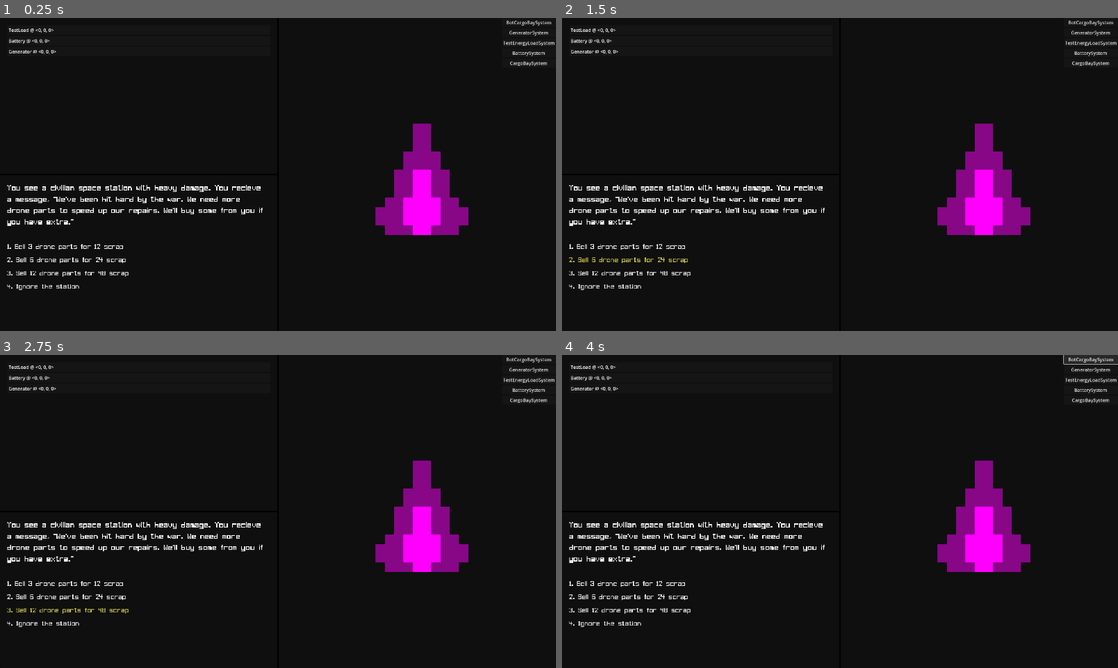
Above: before the commit, frames 1-4 (two rows, left to right).
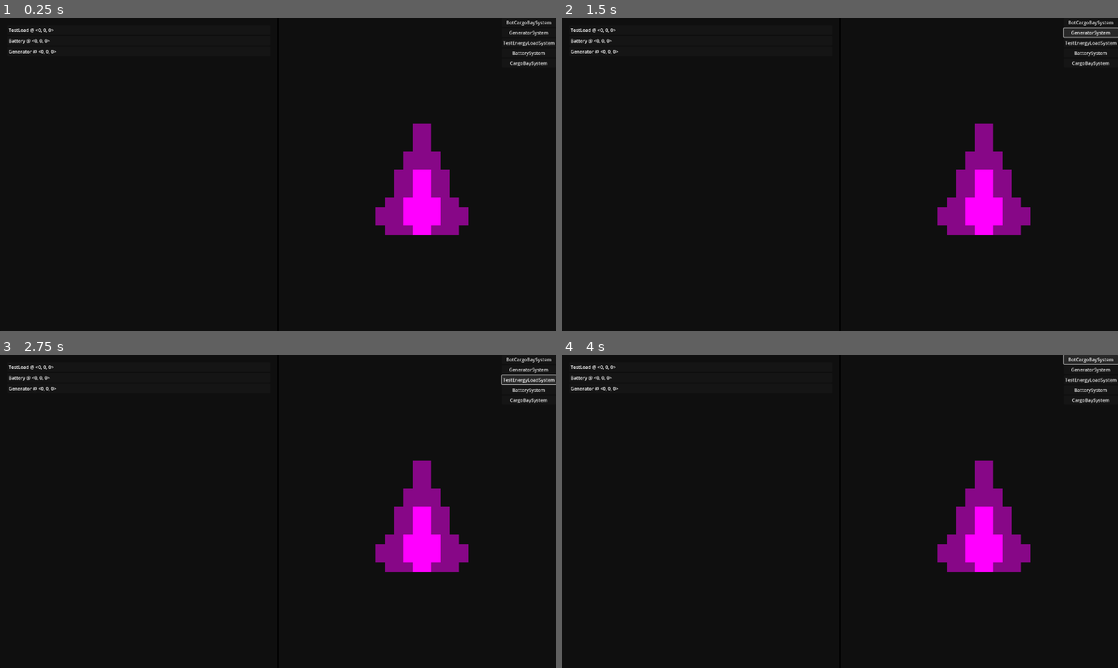
Above: after the commit, the same moments.

Repository: NobleMetalLabs/project-hammer
Game: Godot game, scene res://scn/MAIN.tscn
The game is run twice, just before and just after one commit, with the same random seed, the same clock (stepped at 60 frames per second) and the same inputs.
Inputs:
- Up to frame 1 (0.25 s): no input
- Up to frame 2 (1.5 s): click "1. Sell 3 drone parts for 12 …" (after the commit: "BotCargoBaySystem") at 0.5 s; click "2. Sell 6 drone parts for 24 …" (after the commit: "GeneratorSystem") at 1.25 s
- Up to frame 3 (2.75 s): click "3. Sell 12 drone parts for 48…" (after the commit: "TestEnergyLoadSystem") at 2 s
- Up to frame 4 (4 s): click "4. Ignore the station" (after the commit: "BatterySystem") at 2.75 s; click "BotCargoBaySystem" at 3.5 s

The runs differ from the first frame. In frame 1, 1.5% of the frame differs, in the area x 1-48%, y 53-87%; in frame 2, 1.6%, in the area x 1-100%, y 2-87%; in frame 3, 1.6%; in frame 4, 1.5%.

Commit message:
Dialogue concept

Diff:
--- a/scn/MAIN.tscn
+++ b/scn/MAIN.tscn
@@ -1,6 +1,5 @@
-[gd_scene load_steps=12 format=3 uid="uid://cwnvldhi31wkt"]
-
-[ext_resource type="FontFile" uid="uid://3od2ihmvb2f5" path="res://ast/ui/font/LCDBlock.ttf" id="1_4gtl3"]
+[gd_scene load_steps=9 format=3 uid="uid://cwnvldhi31wkt"]
+
 [ext_resource type="Script" path="res://src/ui/UISystemsTree.gd" id="1_dimql"]
 [ext_resource type="Script" path="res://src/ui/UIShipPanel.gd" id="1_uuocy"]
 [ext_resource type="Script" path="res://src/ui/UISystemsTreeItem.gd" id="2_swcwl"]
@@ -12,12 +11,6 @@
 
 [sub_resource type="StyleBoxEmpty" id="StyleBoxEmpty_yf70w"]
 
-[sub_resource type="LabelSettings" id="LabelSettings_8ewix"]
-font = ExtResource("1_4gtl3")
-font_size = 42
-
-[sub_resource type="StyleBoxEmpty" id="StyleBoxEmpty_8youb"]
-
 [sub_resource type="PlaceholderTexture2D" id="PlaceholderTexture2D_ksojr"]
 
 [node name="Control" type="Panel"]
@@ -151,126 +144,6 @@
 size_flags_vertical = 3
 text = "0.000"
 
-[node name="Panel2" type="Panel" parent="HBoxContainer/VBoxContainer"]
-layout_mode = 2
-size_flags_horizontal = 3
-size_flags_vertical = 3
-
-[node name="MarginContainer" type="MarginContainer" parent="HBoxContainer/VBoxContainer/Panel2"]
-layout_mode = 1
-anchors_preset = 15
-anchor_right = 1.0
-anchor_bottom = 1.0
-grow_horizontal = 2
-grow_vertical = 2
-theme_override_constants/margin_left = 25
-theme_override_constants/margin_top = 25
-theme_override_constants/margin_right = 25
-theme_override_constants/margin_bottom = 25
-
-[node name="VBoxContainer" type="VBoxContainer" parent="HBoxContainer/VBoxContainer/Panel2/MarginContainer"]
-layout_mode = 2
-theme_override_constants/separation = 52
-
-[node name="Label" type="Label" parent="HBoxContainer/VBoxContainer/Panel2/MarginContainer/VBoxContainer"]
-custom_minimum_size = Vector2(1, 1)
-layout_mode = 2
-text = "You see a civilian space station with heavy damage. You recieve a message, \"We've been hit hard by the war. We need more drone parts to speed up our repairs. We'll buy some from you if you have extra.\""
-label_settings = SubResource("LabelSettings_8ewix")
-autowrap_mode = 2
-
-[node name="VBoxContainer2" type="VBoxContainer" parent="HBoxContainer/VBoxContainer/Panel2/MarginContainer/VBoxContainer"]
-layout_mode = 2
-theme_override_constants/separation = 15
-
-[node name="Button" type="Button" parent="HBoxContainer/VBoxContainer/Panel2/MarginContainer/VBoxContainer/VBoxContainer2"]
-layout_mode = 2
-theme_override_colors/font_hover_pressed_color = Color(0.839216, 0.815686, 0.317647, 1)
-theme_override_colors/font_hover_color = Color(0.839216, 0.815686, 0.317647, 1)
-theme_override_colors/font_pressed_color = Color(0.839216, 0.815686, 0.317647, 1)
-theme_override_colors/font_color = Color(1, 1, 1, 1)
-theme_override_fonts/font = ExtResource("1_4gtl3")
-theme_override_font_sizes/font_size = 36
-theme_override_styles/focus = SubResource("StyleBoxEmpty_8youb")
-theme_override_styles/disabled_mirrored = SubResource("StyleBoxEmpty_8youb")
-theme_override_styles/disabled = SubResource("StyleBoxEmpty_8youb")
-theme_override_styles/hover_pressed_mirrored = SubResource("StyleBoxEmpty_8youb")
-theme_override_styles/hover_pressed = SubResource("StyleBoxEmpty_8youb")
-theme_override_styles/hover_mirrored = SubResource("StyleBoxEmpty_8youb")
-theme_override_styles/hover = SubResource("StyleBoxEmpty_8youb")
-theme_override_styles/pressed_mirrored = SubResource("StyleBoxEmpty_8youb")
-theme_override_styles/pressed = SubResource("StyleBoxEmpty_8youb")
-theme_override_styles/normal_mirrored = SubResource("StyleBoxEmpty_8youb")
-theme_override_styles/normal = SubResource("StyleBoxEmpty_8youb")
-text = "1. Sell 3 drone parts for 12 scrap"
-alignment = 0
-
-[node name="Button2" type="Button" parent="HBoxContainer/VBoxContainer/Panel2/MarginContainer/VBoxContainer/VBoxContainer2"]
-layout_mode = 2
-theme_override_colors/font_hover_pressed_color = Color(0.839216, 0.815686, 0.317647, 1)
-theme_override_colors/font_hover_color = Color(0.839216, 0.815686, 0.317647, 1)
-theme_override_colors/font_pressed_color = Color(0.839216, 0.815686, 0.317647, 1)
-theme_override_colors/font_color = Color(1, 1, 1, 1)
-theme_override_fonts/font = ExtResource("1_4gtl3")
-theme_override_font_sizes/font_size = 36
-theme_override_styles/focus = SubResource("StyleBoxEmpty_8youb")
-theme_override_styles/disabled_mirrored = SubResource("StyleBoxEmpty_8youb")
-theme_override_styles/disabled = SubResource("StyleBoxEmpty_8youb")
-theme_override_styles/hover_pressed_mirrored = SubResource("StyleBoxEmpty_8youb")
-theme_override_styles/hover_pressed = SubResource("StyleBoxEmpty_8youb")
-theme_override_styles/hover_mirrored = SubResource("StyleBoxEmpty_8youb")
-theme_override_styles/hover = SubResource("StyleBoxEmpty_8youb")
-theme_override_styles/pressed_mirrored = SubResource("StyleBoxEmpty_8youb")
-theme_override_styles/pressed = SubResource("StyleBoxEmpty_8youb")
-theme_override_styles/normal_mirrored = SubResource("StyleBoxEmpty_8youb")
-theme_override_styles/normal = SubResource("StyleBoxEmpty_8youb")
-text = "2. Sell 6 drone parts for 24 scrap"
-alignment = 0
-
-[node name="Button3" type="Button" parent="HBoxContainer/VBoxContainer/Panel2/MarginContainer/VBoxContainer/VBoxContainer2"]
-layout_mode = 2
-theme_override_colors/font_hover_pressed_color = Color(0.839216, 0.815686, 0.317647, 1)
-theme_override_colors/font_hover_color = Color(0.839216, 0.815686, 0.317647, 1)
-theme_override_colors/font_pressed_color = Color(0.839216, 0.815686, 0.317647, 1)
-theme_override_colors/font_color = Color(1, 1, 1, 1)
-theme_override_fonts/font = ExtResource("1_4gtl3")
-theme_override_font_sizes/font_size = 36
-theme_override_styles/focus = SubResource("StyleBoxEmpty_8youb")
-theme_override_styles/disabled_mirrored = SubResource("StyleBoxEmpty_8youb")
-theme_override_styles/disabled = SubResource("StyleBoxEmpty_8youb")
-theme_override_styles/hover_pressed_mirrored = SubResource("StyleBoxEmpty_8youb")
-theme_override_styles/hover_pressed = SubResource("StyleBoxEmpty_8youb")
-theme_override_styles/hover_mirrored = SubResource("StyleBoxEmpty_8youb")
-theme_override_styles/hover = SubResource("StyleBoxEmpty_8youb")
-theme_override_styles/pressed_mirrored = SubResource("StyleBoxEmpty_8youb")
-theme_override_styles/pressed = SubResource("StyleBoxEmpty_8youb")
-theme_override_styles/normal_mirrored = SubResource("StyleBoxEmpty_8youb")
-theme_override_styles/normal = SubResource("StyleBoxEmpty_8youb")
-text = "3. Sell 12 drone parts for 48 scrap"
-alignment = 0
-
-[node name="Button4" type="Button" parent="HBoxContainer/VBoxContainer/Panel2/MarginContainer/VBoxContainer/VBoxContainer2"]
-layout_mode = 2
-theme_override_colors/font_hover_pressed_color = Color(0.839216, 0.815686, 0.317647, 1)
-theme_override_colors/font_hover_color = Color(0.839216, 0.815686, 0.317647, 1)
-theme_override_colors/font_pressed_color = Color(0.839216, 0.815686, 0.317647, 1)
-theme_override_colors/font_color = Color(1, 1, 1, 1)
-theme_override_fonts/font = ExtResource("1_4gtl3")
-theme_override_font_sizes/font_size = 36
-theme_override_styles/focus = SubResource("StyleBoxEmpty_8youb")
-theme_override_styles/disabled_mirrored = SubResource("StyleBoxEmpty_8youb")
-theme_override_styles/disabled = SubResource("StyleBoxEmpty_8youb")
-theme_override_styles/hover_pressed_mirrored = SubResource("StyleBoxEmpty_8youb")
-theme_override_styles/hover_pressed = SubResource("StyleBoxEmpty_8youb")
-theme_override_styles/hover_mirrored = SubResource("StyleBoxEmpty_8youb")
-theme_override_styles/hover = SubResource("StyleBoxEmpty_8youb")
-theme_override_styles/pressed_mirrored = SubResource("StyleBoxEmpty_8youb")
-theme_override_styles/pressed = SubResource("StyleBoxEmpty_8youb")
-theme_override_styles/normal_mirrored = SubResource("StyleBoxEmpty_8youb")
-theme_override_styles/normal = SubResource("StyleBoxEmpty_8youb")
-text = "4. Ignore the station"
-alignment = 0
-
 [node name="SHIP-PANEL" type="Panel" parent="HBoxContainer"]
 layout_mode = 2
 size_flags_horizontal = 3
--- /dev/null
+++ b/tst/dialogue-concept1.tscn
@@ -0,0 +1,185 @@
+[gd_scene load_steps=6 format=3 uid="uid://cls31qbgmhrfq"]
+
+[ext_resource type="Texture2D" uid="uid://dtjig50hm7qe6" path="res://ast/bg/bg172.png" id="1_ngmed"]
+[ext_resource type="FontFile" uid="uid://3od2ihmvb2f5" path="res://ast/ui/font/LCDBlock.ttf" id="2_ppjul"]
+
+[sub_resource type="StyleBoxFlat" id="StyleBoxFlat_c5cyd"]
+bg_color = Color(0, 0, 0, 0.95)
+corner_radius_top_left = 50
+corner_radius_top_right = 50
+
+[sub_resource type="LabelSettings" id="LabelSettings_ily2u"]
+font = ExtResource("2_ppjul")
+font_size = 42
+
+[sub_resource type="StyleBoxEmpty" id="StyleBoxEmpty_su7nd"]
+
+[node name="Control" type="Control"]
+layout_mode = 3
+anchors_preset = 15
+anchor_right = 1.0
+anchor_bottom = 1.0
+grow_horizontal = 2
+grow_vertical = 2
+
+[node name="TextureRect" type="TextureRect" parent="."]
+layout_mode = 1
+anchors_preset = 15
+anchor_right = 1.0
+anchor_bottom = 1.0
+grow_horizontal = 2
+grow_vertical = 2
+texture = ExtResource("1_ngmed")
+expand_mode = 1
+stretch_mode = 6
+
+[node name="VBoxContainer" type="VBoxContainer" parent="."]
+layout_mode = 1
+anchors_preset = 15
+anchor_right = 1.0
+anchor_bottom = 1.0
+grow_horizontal = 2
+grow_vertical = 2
+
+[node name="__" type="Control" parent="VBoxContainer"]
+layout_mode = 2
+size_flags_vertical = 3
+size_flags_stretch_ratio = 2.0
+
+[node name="MarginContainer" type="HBoxContainer" parent="VBoxContainer"]
+layout_mode = 2
+size_flags_vertical = 3
+
+[node name="__" type="Control" parent="VBoxContainer/MarginContainer"]
+layout_mode = 2
+size_flags_horizontal = 3
+
+[node name="DIALOGUE-PANEL" type="PanelContainer" parent="VBoxContainer/MarginContainer"]
+clip_contents = true
+layout_mode = 2
+size_flags_horizontal = 3
+size_flags_stretch_ratio = 5.0
+theme_override_styles/panel = SubResource("StyleBoxFlat_c5cyd")
+
+[node name="MarginContainer" type="MarginContainer" parent="VBoxContainer/MarginContainer/DIALOGUE-PANEL"]
+layout_mode = 2
+size_flags_horizontal = 3
+size_flags_vertical = 3
+theme_override_constants/margin_left = 35
+theme_override_constants/margin_top = 25
+theme_override_constants/margin_right = 35
+theme_override_constants/margin_bottom = 35
+
+[node name="VBoxContainer" type="VBoxContainer" parent="VBoxContainer/MarginContainer/DIALOGUE-PANEL/MarginContainer"]
+layout_mode = 2
+
+[node name="TEXT-LABEL" type="Label" parent="VBoxContainer/MarginContainer/DIALOGUE-PANEL/MarginContainer/VBoxContainer"]
+unique_name_in_owner = true
+custom_minimum_size = Vector2(1, 1)
+layout_mode = 2
+size_flags_vertical = 3
+text = "You see a civilian space station with heavy damage. You recieve a message, \"We've been hit hard by the war. We need more drone parts to speed up our repairs. We'll buy some from you if you have extra.\""
+label_settings = SubResource("LabelSettings_ily2u")
+horizontal_alignment = 3
+autowrap_mode = 2
+
+[node name="VBoxContainer2" type="VBoxContainer" parent="VBoxContainer/MarginContainer/DIALOGUE-PANEL/MarginContainer/VBoxContainer"]
+layout_mode = 2
+size_flags_vertical = 8
+theme_override_constants/separation = 15
+
+[node name="BUTTON-ONE" type="Button" parent="VBoxContainer/MarginContainer/DIALOGUE-PANEL/MarginContainer/VBoxContainer/VBoxContainer2"]
+unique_name_in_owner = true
+layout_mode = 2
+theme_override_colors/font_hover_pressed_color = Color(0.839216, 0.815686, 0.317647, 1)
+theme_override_colors/font_hover_color = Color(0.839216, 0.815686, 0.317647, 1)
+theme_override_colors/font_pressed_color = Color(0.839216, 0.815686, 0.317647, 1)
+theme_override_colors/font_color = Color(1, 1, 1, 1)
+theme_override_fonts/font = ExtResource("2_ppjul")
+theme_override_font_sizes/font_size = 36
+theme_override_styles/focus = SubResource("StyleBoxEmpty_su7nd")
+theme_override_styles/disabled_mirrored = SubResource("StyleBoxEmpty_su7nd")
+theme_override_styles/disabled = SubResource("StyleBoxEmpty_su7nd")
+theme_override_styles/hover_pressed_mirrored = SubResource("StyleBoxEmpty_su7nd")
+theme_override_styles/hover_pressed = SubResource("StyleBoxEmpty_su7nd")
+theme_override_styles/hover_mirrored = SubResource("StyleBoxEmpty_su7nd")
+theme_override_styles/hover = SubResource("StyleBoxEmpty_su7nd")
+theme_override_styles/pressed_mirrored = SubResource("StyleBoxEmpty_su7nd")
+theme_override_styles/pressed = SubResource("StyleBoxEmpty_su7nd")
+theme_override_styles/normal_mirrored = SubResource("StyleBoxEmpty_su7nd")
+theme_override_styles/normal = SubResource("StyleBoxEmpty_su7nd")
+text = "1. Sell 3 drone parts for 12 scrap"
+alignment = 0
+
+[node name="BUTTON-TWO" type="Button" parent="VBoxContainer/MarginContainer/DIALOGUE-PANEL/MarginContainer/VBoxContainer/VBoxContainer2"]
+unique_name_in_owner = true
+layout_mode = 2
+theme_override_colors/font_hover_pressed_color = Color(0.839216, 0.815686, 0.317647, 1)
+theme_override_colors/font_hover_color = Color(0.839216, 0.815686, 0.317647, 1)
+theme_override_colors/font_pressed_color = Color(0.839216, 0.815686, 0.317647, 1)
+theme_override_colors/font_color = Color(1, 1, 1, 1)
+theme_override_fonts/font = ExtResource("2_ppjul")
+theme_override_font_sizes/font_size = 36
+theme_override_styles/focus = SubResource("StyleBoxEmpty_su7nd")
+theme_override_styles/disabled_mirrored = SubResource("StyleBoxEmpty_su7nd")
+theme_override_styles/disabled = SubResource("StyleBoxEmpty_su7nd")
+theme_override_styles/hover_pressed_mirrored = SubResource("StyleBoxEmpty_su7nd")
+theme_override_styles/hover_pressed = SubResource("StyleBoxEmpty_su7nd")
+theme_override_styles/hover_mirrored = SubResource("StyleBoxEmpty_su7nd")
+theme_override_styles/hover = SubResource("StyleBoxEmpty_su7nd")
+theme_override_styles/pressed_mirrored = SubResource("StyleBoxEmpty_su7nd")
+theme_override_styles/pressed = SubResource("StyleBoxEmpty_su7nd")
+theme_override_styles/normal_mirrored = SubResource("StyleBoxEmpty_su7nd")
+theme_override_styles/normal = SubResource("StyleBoxEmpty_su7nd")
+text = "2. Sell 6 drone parts for 24 scrap"
+alignment = 0
+
+[node name="BUTTON-THREE" type="Button" parent="VBoxContainer/MarginContainer/DIALOGUE-PANEL/MarginContainer/VBoxContainer/VBoxContainer2"]
+unique_name_in_owner = true
+layout_mode = 2
+theme_override_colors/font_hover_pressed_color = Color(0.839216, 0.815686, 0.317647, 1)
+theme_override_colors/font_hover_color = Color(0.839216, 0.815686, 0.317647, 1)
+theme_override_colors/font_pressed_color = Color(0.839216, 0.815686, 0.317647, 1)
+theme_override_colors/font_color = Color(1, 1, 1, 1)
+theme_override_fonts/font = ExtResource("2_ppjul")
+theme_override_font_sizes/font_size = 36
+theme_override_styles/focus = SubResource("StyleBoxEmpty_su7nd")
+theme_override_styles/disabled_mirrored = SubResource("StyleBoxEmpty_su7nd")
+theme_override_styles/disabled = SubResource("StyleBoxEmpty_su7nd")
+theme_override_styles/hover_pressed_mirrored = SubResource("StyleBoxEmpty_su7nd")
+theme_override_styles/hover_pressed = SubResource("StyleBoxEmpty_su7nd")
+theme_override_styles/hover_mirrored = SubResource("StyleBoxEmpty_su7nd")
+theme_override_styles/hover = SubResource("StyleBoxEmpty_su7nd")
+theme_override_styles/pressed_mirrored = SubResource("StyleBoxEmpty_su7nd")
+theme_override_styles/pressed = SubResource("StyleBoxEmpty_su7nd")
+theme_override_styles/normal_mirrored = SubResource("StyleBoxEmpty_su7nd")
+theme_override_styles/normal = SubResource("StyleBoxEmpty_su7nd")
+text = "3. Sell 12 drone parts for 48 scrap"
+alignment = 0
+
+[node name="BUTTON-FOUR" type="Button" parent="VBoxContainer/MarginContainer/DIALOGUE-PANEL/MarginContainer/VBoxContainer/VBoxContainer2"]
+unique_name_in_owner = true
+layout_mode = 2
+theme_override_colors/font_hover_pressed_color = Color(0.839216, 0.815686, 0.317647, 1)
+theme_override_colors/font_hover_color = Color(0.839216, 0.815686, 0.317647, 1)
+theme_override_colors/font_pressed_color = Color(0.839216, 0.815686, 0.317647, 1)
+theme_override_colors/font_color = Color(1, 1, 1, 1)
+theme_override_fonts/font = ExtResource("2_ppjul")
+theme_override_font_sizes/font_size = 36
+theme_override_styles/focus = SubResource("StyleBoxEmpty_su7nd")
+theme_override_styles/disabled_mirrored = SubResource("StyleBoxEmpty_su7nd")
+theme_override_styles/disabled = SubResource("StyleBoxEmpty_su7nd")
+theme_override_styles/hover_pressed_mirrored = SubResource("StyleBoxEmpty_su7nd")
+theme_override_styles/hover_pressed = SubResource("StyleBoxEmpty_su7nd")
+theme_override_styles/hover_mirrored = SubResource("StyleBoxEmpty_su7nd")
+theme_override_styles/hover = SubResource("StyleBoxEmpty_su7nd")
+theme_override_styles/pressed_mirrored = SubResource("StyleBoxEmpty_su7nd")
+theme_override_styles/pressed = SubResource("StyleBoxEmpty_su7nd")
+theme_override_styles/normal_mirrored = SubResource("StyleBoxEmpty_su7nd")
+theme_override_styles/normal = SubResource("StyleBoxEmpty_su7nd")
+text = "4. Ignore the station"
+alignment = 0
+
+[node name="___" type="Control" parent="VBoxContainer/MarginContainer"]
+layout_mode = 2
+size_flags_horizontal = 3
Binary file added: ast/bg/bg172.png
Not shown, added: ast/bg/bg172.png.import
Not shown, added: ast/bg/gen/.gdignore
Not shown, added: ast/bg/gen/bg-dither.toe
